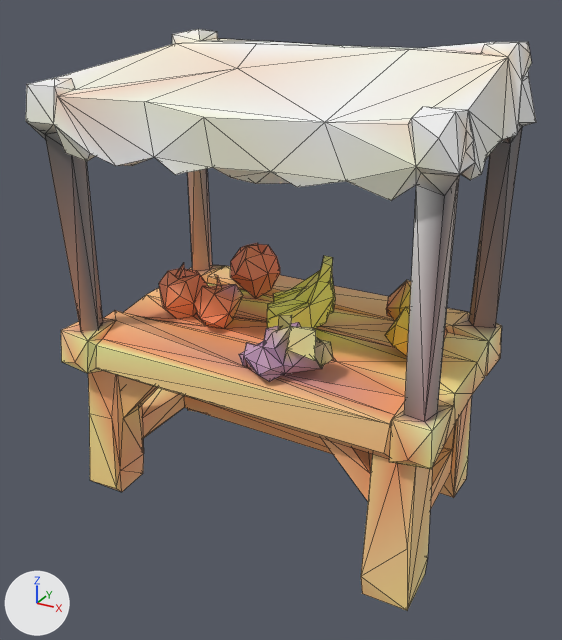
An edit to the glTF model public/models/prop_stall.glb, drawn before and after from the same camera.
Both versions are drawn from a 50 mm lens placed at (2.29, -4.27, 3.45), pointed at (0.0, -0.1, 1.37). Arrows for +X, +Y and +Z are at lower left; the lights stay in place. The picture after the commit comes second. Mesh edges are drawn as thin lines. Where no turn or scale is listed for an object, it has been applied to the vertices.

The scene before the commit, as lines of its bpy script (objects in view):
```python
mat_material_0 = bpy.data.materials.new('Material_0')
mat_material_0.use_nodes = True; mat_material_0.node_tree.nodes.clear()
_N = mat_material_0.node_tree.nodes; _L = mat_material_0.node_tree.links
n0 = _N.new('ShaderNodeBsdfPrincipled'); n0.name = 'Principled BSDF'
n1 = _N.new('ShaderNodeOutputMaterial'); n1.name = 'Material Output'
n2 = _N.new('ShaderNodeVertexColor'); n2.name = 'Color Attribute'
_L.new(n0.outputs[0], n1.inputs[0])  # 'BSDF' to 'Surface'
_L.new(n2.outputs[0], n0.inputs[0])  # 'Color' to 'Base Color'
me_mesh_0 = bpy.data.meshes.new('Mesh_0')
me_mesh_0.from_pydata(...)  # 613 vertices, 1268 faces; spans x -1.33..1.33, y -0.89..0.89, z -1.56..1.56
me_mesh_0.materials.append(mat_material_0)
ob_mesh_0 = bpy.data.objects.new('Mesh_0', me_mesh_0)
ob_mesh_0.location = (0.0, 0.0, 1.562)
```
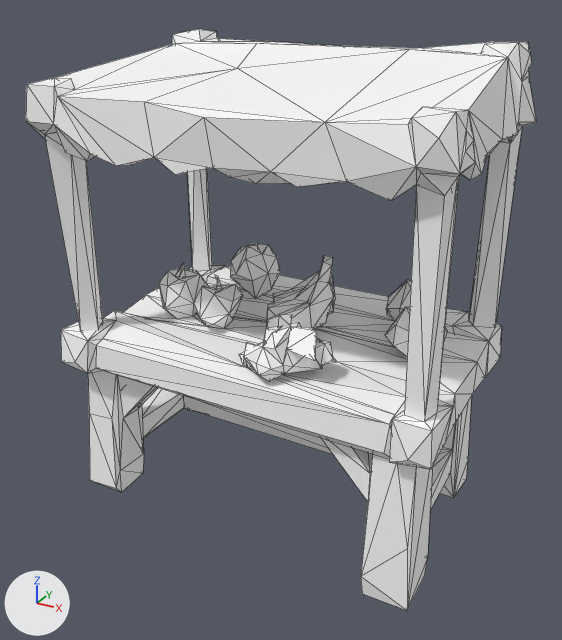
Boxes [x1, y1, x2, y2] around the edits, measured in the pictures (562 x 640 px):
```json
{"object": "Mesh_0", "change": "recoloured", "before": [28, 29, 536, 610], "after": [28, 29, 536, 610], "on screen": "lighter"}
```

Edits to the scene script, one JSON object a line:
```json
{"block": "mat_material_0", "where": "n0 = _N.new('ShaderNodeBsdfPrincipled'); n0.name = 'Principled BSDF'"}
{"op": "add", "block": "mat_material_0", "code": "n0.inputs[0].default_value = (1.0, 1.0, 1.0, 1.0)  # 'Base Color', white #ffffff"}
{"op": "remove", "block": "mat_material_0", "code": "n2 = _N.new('ShaderNodeVertexColor'); n2.name = 'Color Attribute'"}
{"op": "remove", "block": "mat_material_0", "code": "_L.new(n2.outputs[0], n0.inputs[0])  # 'Color' to 'Base Color'"}
```
